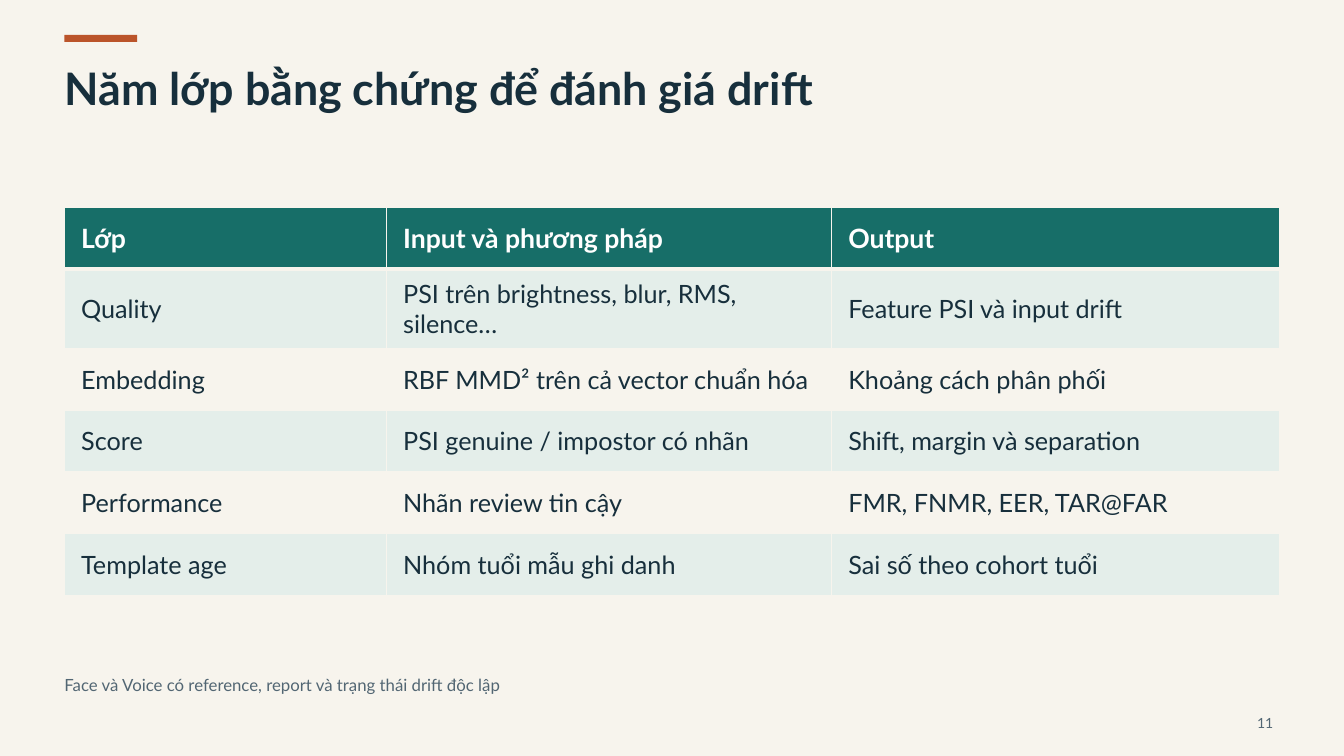
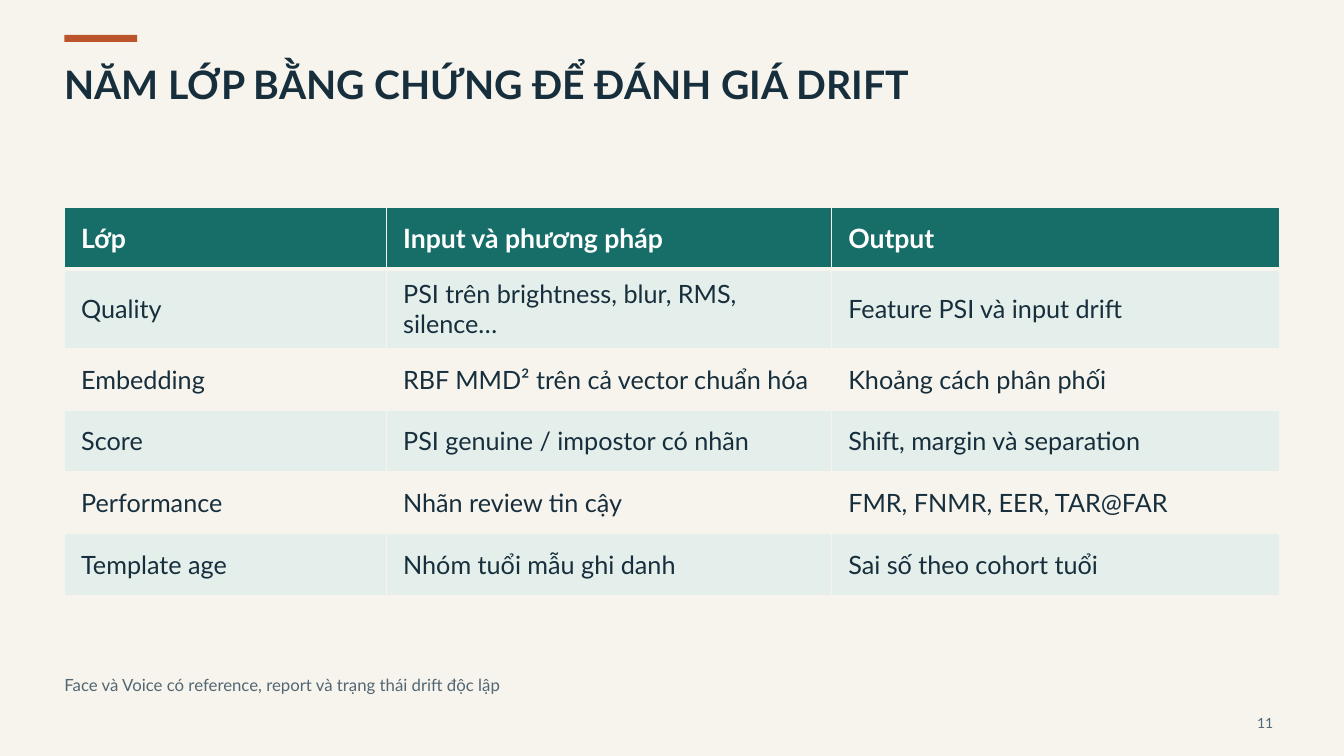
Before and after one commit to FSB-MSA36HN/DDM501-face-voice-proctoring, a slide deck: slide 11 of docs/presentation/DDM501_Defense_15p_Demo13p_QA10p.pptx. Drawn at 1344x756 pixels with LibreOffice and Linux fonts; fonts in the diff are those of the drawing. Boxes give left, top, right and bottom in pixels: in the first picture for what was removed or moved away, otherwise in the second. Text is boxed around its words. In the diff, an @@ line names an element or a change of style, - is before the commit and + after.

```diff
--- a/docs/presentation/DDM501_Defense_15p_Demo13p_QA10p.pptx
+++ b/docs/presentation/DDM501_Defense_15p_Demo13p_QA10p.pptx
@@ text at box(64, 65, 909, 100): text changed; size 32 to 28 pt @@
-Năm lớp bằng chứng để đánh giá drift
+NĂM LỚP BẰNG CHỨNG ĐỂ ĐÁNH GIÁ DRIFT
```
Also in this commit, not shown: 31 other slides changed, 2 other files.
